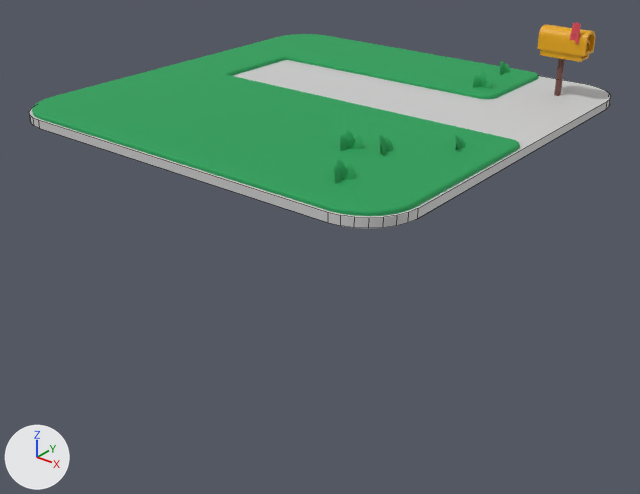
Renders of the FBX model Assets/Prefabs/Map/BuildingTile.fbx from each side of a commit.
The view is the same before and after, from a 50 mm camera at (9.74, -12.41, 4.89) aimed at (0.28, -0.58, -2.45). Arrows for +X, +Y and +Z are at lower left; the lights stay in place. Mesh edges are drawn as thin lines on the coarser meshes. Where no turn or scale is listed for an object, it has been applied to the vertices.

Names of what the first picture shows: 'Cube.005', 'Grass.012', 'Ground.001'.
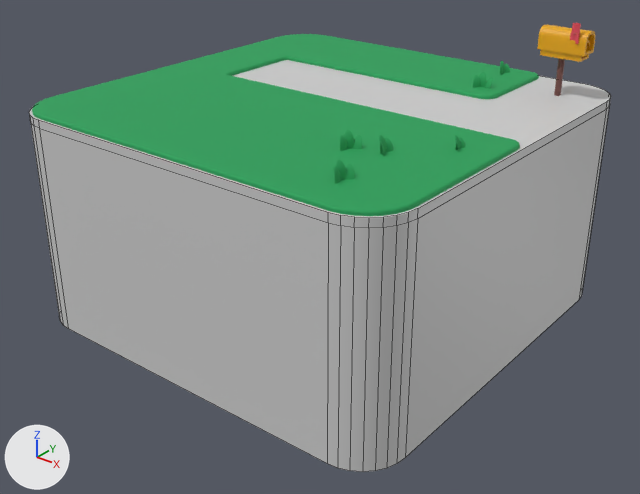
The change, as a list of edits to the scene's bpy script:
```text
Change me_plane_059:
    used by ob_ground_001; location = (0.0, 0.0, 0.0)
    remove me_plane_059.from_pydata(...)  # 64 vertices, 34 faces; spans x -4.0..4.0, y -4.0..4.0, z 0.07..0.22
    add me_plane_059.from_pydata(...)  # 96 vertices, 66 faces; spans x -4.0..4.0, y -4.0..4.0, z -3.93..0.22
    me_plane_059 part 1
    1 face is deleted
    32 new vertices lie (0.0, 0.0, -4.0) away from vertices in x -4.0..4.0, y -4.0..4.0, z 0.07
    33 new faces join them
```

Boxes [x1, y1, x2, y2] around the edits, measured in the pictures (640 x 494 px):
'Ground.001', reshaped (144% taller)
    before: [29, 60, 611, 228]
    after: [29, 60, 611, 472]
part 1 of me_plane_059, built on
    after: [31, 105, 610, 472]
